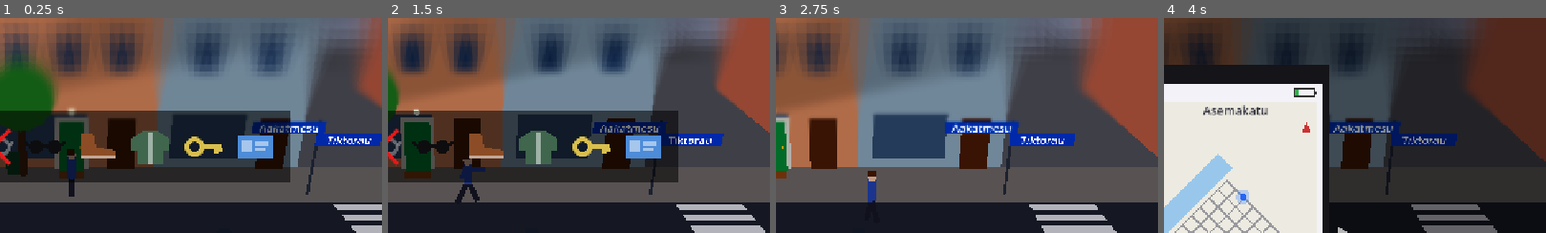
Above: before the commit, frames 1-4 (left to right).
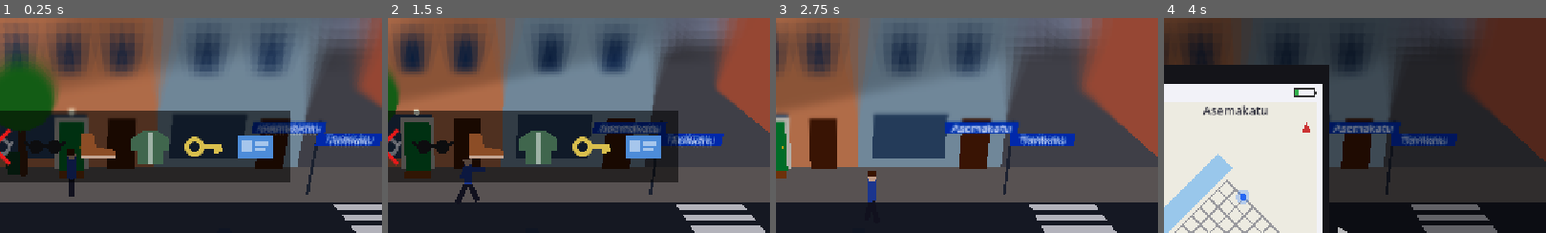
Above: after the commit, the same moments.

Repository: Ecculi/GoodMorningMoonshine
Game: Godot game, scene res://scenes/main.tscn
Two runs of this game, one before a commit and one after it. Both use one fixed random seed, a clock stepped at 60 frames per second and the inputs below.
Inputs:
- Up to frame 1 (0.25 s): no input
- Up to frame 2 (1.5 s): tap Enter at 0.5 s; hold Right (move_right) 0.53-1.28 s; hold Space (action) 0.53-1.28 s; hold Down (move_down) from 1.28 s (still down); tap Z at 1.35 s
- Up to frame 3 (2.75 s): release Down (move_down) at 2.03 s; hold Right (move_right) from 2.03 s (still down); tap Enter at 2.1 s
- Up to frame 4 (4 s): release Right (move_right) at 2.78 s; hold Up (move_up) 2.78-3.53 s; tap Space (action) at 2.85 s; hold Left (move_left) from 3.53 s (still down); tap Z at 3.6 s
The pictures show only the part of the screen within x 41-91%, y 0-50%; the shares and areas given below are measured in that part.

The runs differ from the first frame. In frame 1, 1.1% of the frame differs, in the area x 67-98%, y 48-60%; in frame 2, 0.9%; in frame 3, 1.0%; in frame 4, 0.7%.

Commit message:
Street signs: blurry without glasses, scrambled letters only when drunk
Drunk: random letters far away, right letters in the wrong order closer,
real name at the pole. Lost glasses: blurry text (faint offset copies)
until right next to the sign. Both effects combine.

Co-Authored-By: Claude Opus 5.5 <noreply@anthropic.com>
Claude-Session: https://claude.ai/code/session_014p1PebUFuQA4D9T8dUNWSx

Diff:
--- a/scripts/main.gd
+++ b/scripts/main.gd
@@ -253,31 +253,91 @@
 			ln.queue_free()
 
 
-## Without glasses street names can only be read right next to the sign;
-## from further away the letters get mixed up.
+## Street signs.
+## - Glasses lost: the text is blurry, sharp only right next to the sign.
+## - Drunk enough: from far away the sign shows random letters; closer, the
+##   right letters in the wrong order; right at the pole, the real name.
+## - Both: both effects at once.
+const SIGN_RANDOM_DIST := 8.0
+const SIGN_SHUFFLE_DIST := 1.8
+const SIGN_SHARP_DIST := 1.5
+const SIGN_GHOSTS := [Vector3(0.05, 0.03, 0), Vector3(-0.05, -0.02, 0), Vector3(0.02, -0.05, 0),
+	Vector3(-0.03, 0.05, 0), Vector3(0.06, -0.01, 0), Vector3(-0.06, 0.01, 0)]
+
+
 func _update_signs() -> void:
 	var blind := GameState.is_lost("glasses")
+	var drunk := GameState.promille > GameState.PROMILLE_DRUNK
 	for l in get_tree().get_nodes_in_group("street_sign"):
 		var real: String = l.get_meta("real_text")
 		var d := Vector2(l.global_position.x - player.position.x, l.global_position.z - player.position.z).length()
-		var want := real if (not blind or d < 3.5) else _scramble(real)
+		var want := real
+		if drunk:
+			if d > SIGN_RANDOM_DIST:
+				want = _random_letters(real)
+			elif d > SIGN_SHUFFLE_DIST:
+				want = _scramble(real)
 		if l.text != want:
 			l.text = want
+		var blur := clampf((d - SIGN_SHARP_DIST) / 6.0, 0.0, 1.0) if blind else 0.0
+		_set_sign_blur(l, blur)
+
+
+## Blur a Label3D by showing faint offset copies instead of the sharp text.
+func _set_sign_blur(l: Label3D, blur: float) -> void:
+	var ghosts: Array = l.get_meta("ghosts", [])
+	if blur <= 0.0:
+		l.modulate.a = 1.0
+		for g in ghosts:
+			g.visible = false
+		return
+	if ghosts.is_empty():
+		for off in SIGN_GHOSTS:
+			var g := Label3D.new()
+			g.font_size = l.font_size
+			g.pixel_size = l.pixel_size
+			g.outline_size = 0
+			l.add_child(g)
+			ghosts.append(g)
+		l.set_meta("ghosts", ghosts)
+	l.modulate.a = lerpf(1.0, 0.15, blur)
+	for i in ghosts.size():
+		var g: Label3D = ghosts[i]
+		g.visible = true
+		g.text = l.text
+		g.position = SIGN_GHOSTS[i] * (0.4 + blur * 1.6)
+		g.modulate = Color(1, 1, 1, 0.22 * blur)
 
 
 func _scramble(text: String) -> String:
-	if _scrambled.has(text):
-		return _scrambled[text]
+	var key := "s:" + text
+	if _scrambled.has(key):
+		return _scrambled[key]
 	var r := RandomNumberGenerator.new()
 	r.seed = hash(text)
 	var chars := text.split("")
-	for i in range(1, chars.size() - 1):
-		var j := r.randi_range(1, chars.size() - 2)
+	for i in range(chars.size() - 1, 0, -1):
+		var j := r.randi_range(0, i)
 		var t := chars[i]
 		chars[i] = chars[j]
 		chars[j] = t
 	var out := "".join(chars)
-	_scrambled[text] = out
+	_scrambled[key] = out
+	return out
+
+
+func _random_letters(text: String) -> String:
+	var key := "r:" + text
+	if _scrambled.has(key):
+		return _scrambled[key]
+	var r := RandomNumberGenerator.new()
+	r.seed = hash(text) + 7
+	var letters := "ABDEHIJKLMNOPRSTUVYÄÖ"
+	var out := ""
+	for i in text.length():
+		var c := letters[r.randi() % letters.length()]
+		out += c if i == 0 else c.to_lower()
+	_scrambled[key] = out
 	return out
 
 
Not shown, changed: DESIGN.md
